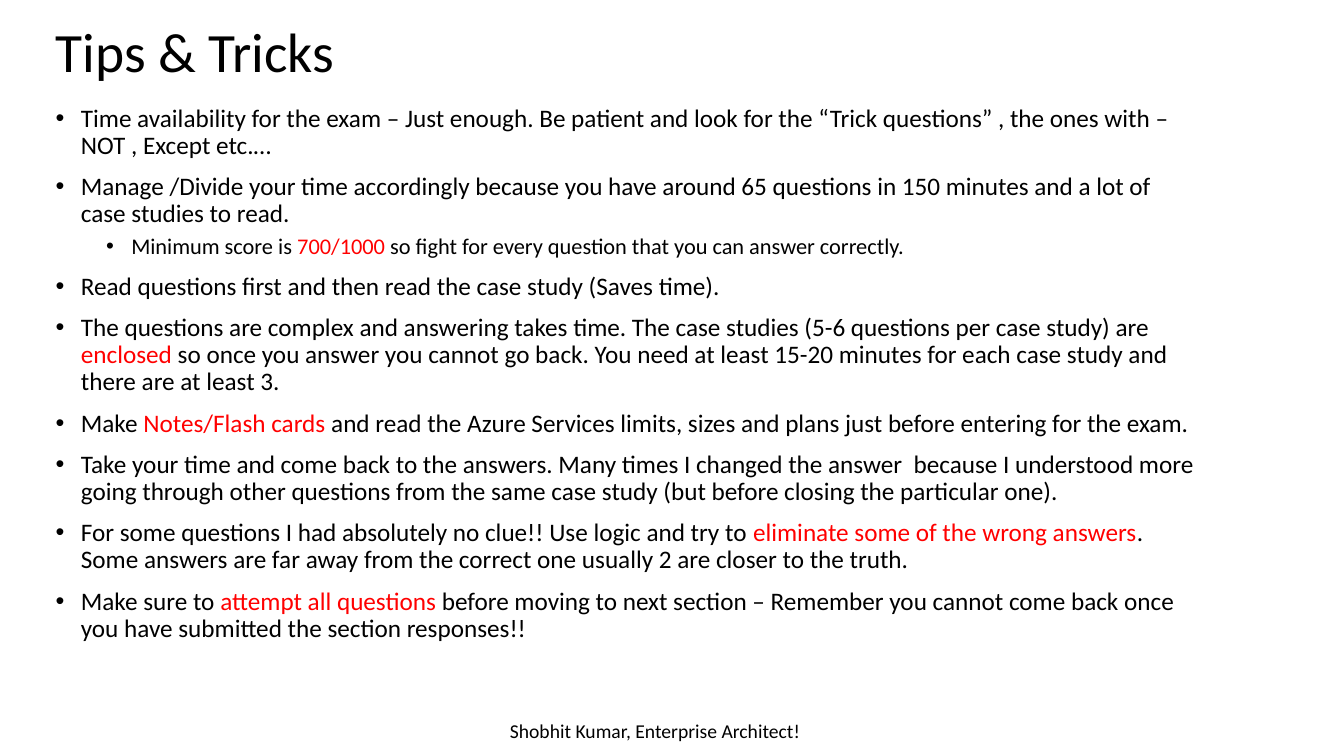
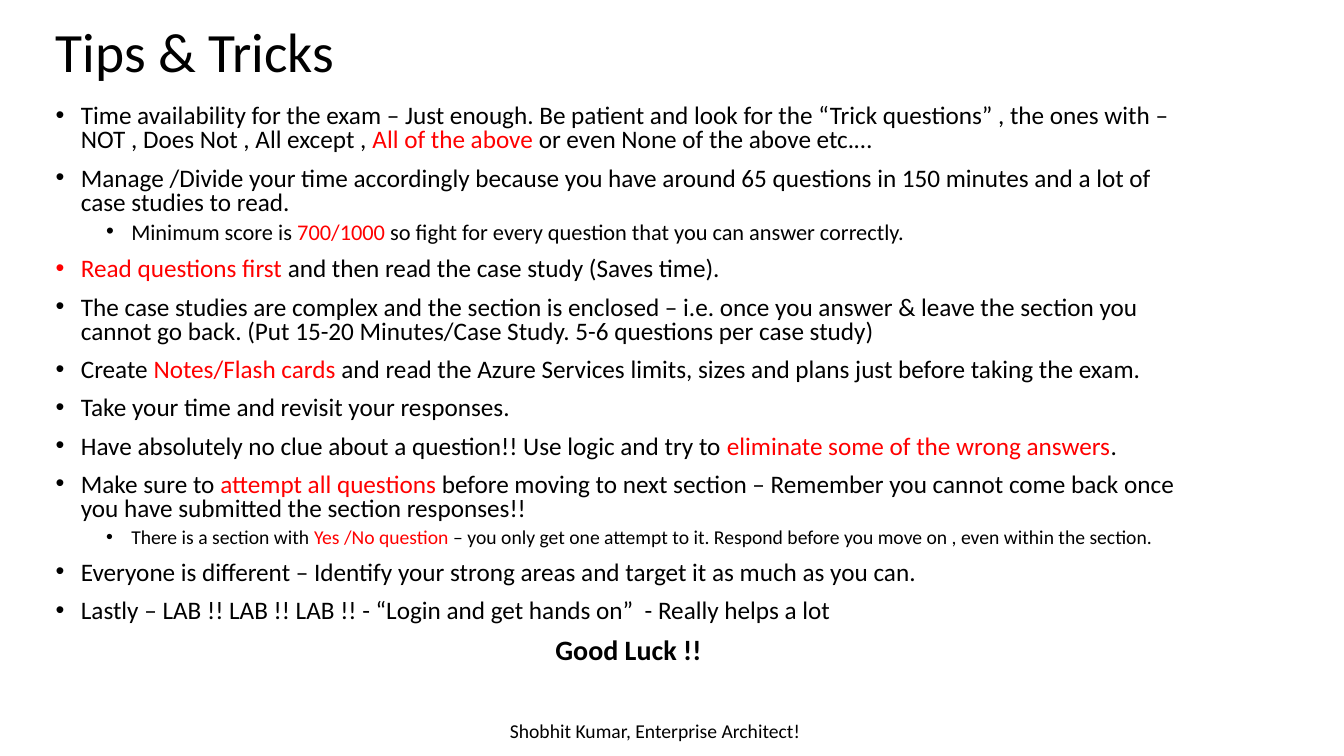
Before and after one commit to guruskill/70-534, a slide deck: slide 8 of Presentations/NYC Sept/70-534 Feedback and TIps Niraj Kumar V 0.1.pptx. Drawn at 1344x756 pixels with LibreOffice and Linux fonts; fonts in the diff are those of the drawing. Boxes give left, top, right and bottom in pixels: in the first picture for what was removed or moved away, otherwise in the second. Text is boxed around its words. In the diff, an @@ line names an element or a change of style, - is before the commit and + after.

```diff
--- a/Presentations/NYC Sept/70-534 Feedback and TIps Niraj Kumar V 0.1.pptx
+++ b/Presentations/NYC Sept/70-534 Feedback and TIps Niraj Kumar V 0.1.pptx
@@ text at [81, 106, 1149, 152]: text changed @@
-• Time availability for the exam – Just enough. Be patient and look for the “Trick questions” , the ones with – NOT , Except etc.…
+• Time availability for the exam – Just enough. Be patient and look for the “Trick questions” , the ones with – NOT , Does Not , All except , All of the above or even None of the above etc.…
@@ text at [81, 169, 1174, 521]: text colour #000000 to #FF0000 in "Read questions first"; line spacing 0.9 to 0.8 @@
@@ text at [81, 298, 1140, 460]: text changed @@
-• The questions are complex and answering takes time. The case studies (5-6 questions per case study) are enclosed so once you answer you cannot go back. You need at least 15-20 minutes for each case study and there are at least 3.
-• Make Notes/Flash cards and read the Azure Services limits, sizes and plans just before entering for the exam.
-• Take your time and come back to the answers. Many times I changed the answer because I understood more going through other questions from the same case study (but before closing the particular one).
-• For some questions I had absolutely no clue!! Use logic and try to eliminate some of the wrong answers. Some answers are far away from the correct one usually 2 are closer to the truth.
+• The case studies are complex and the section is enclosed – i.e. once you answer & leave the section you cannot go back. (Put 15-20 Minutes/Case Study. 5-6 questions per case study)
+• Create Notes/Flash cards and read the Azure Services limits, sizes and plans just before taking the exam.
+• Take your time and revisit your responses.
+• Have absolutely no clue about a question!! Use logic and try to eliminate some of the wrong answers.
@@ text at [81, 530, 1152, 661]: paragraphs added @@
+  • There is a section with Yes /No question – you only get one attempt to it. Respond before you move on , even within the section.
+• Everyone is different – Identify your strong areas and target it as much as you can.
+• Lastly – LAB !! LAB !! LAB !! - “Login and get hands on” - Really helps a lot
+Good Luck !!
```
Also in this commit, not shown: 1 other slide changed.
